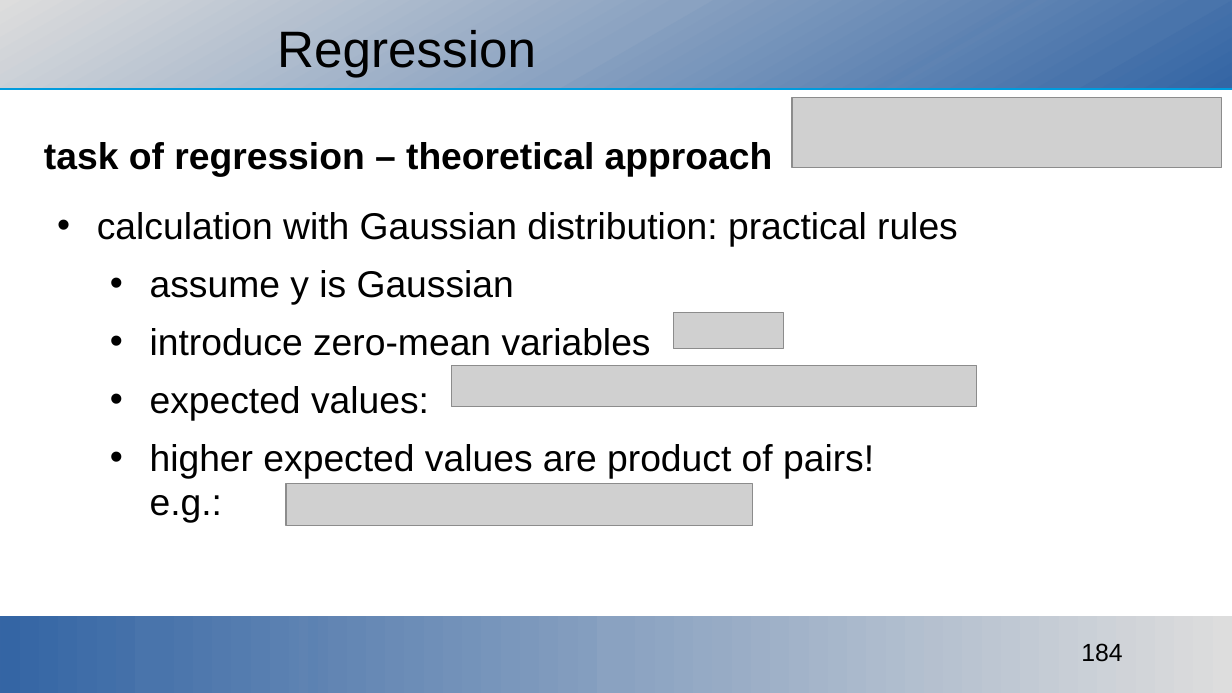
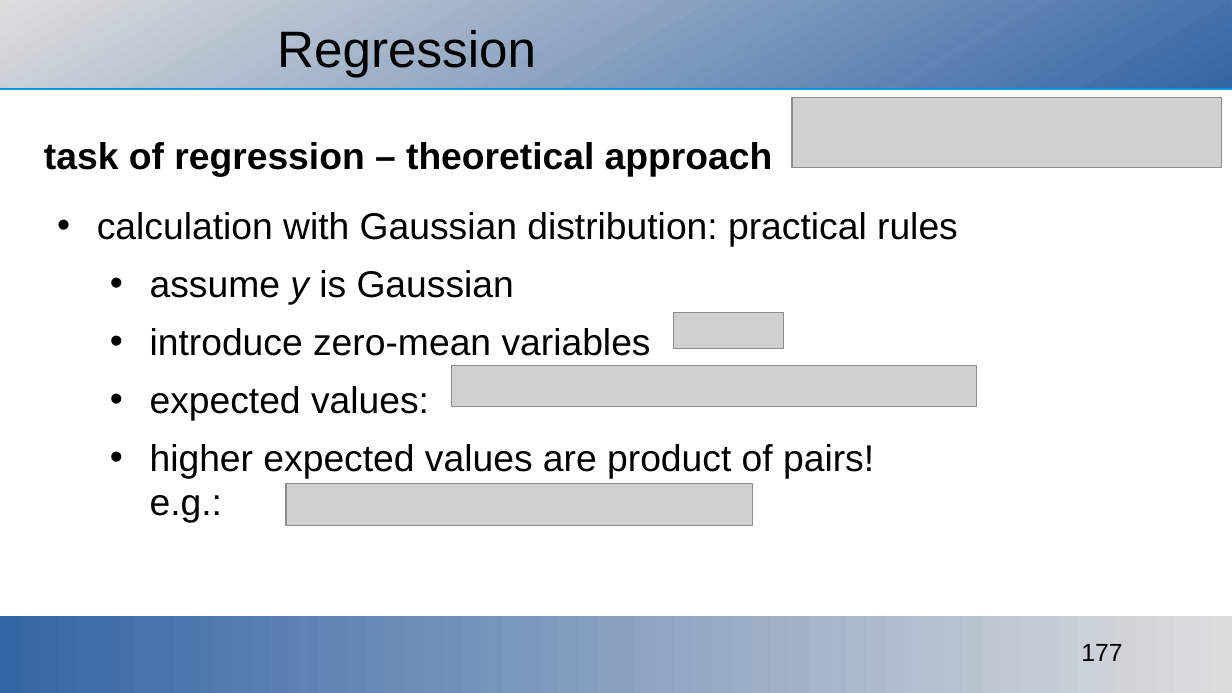
Before and after one commit to ajakovac/ML-in-Practice-I, a slide deck: slide 177 of ML in practice.odp (slide 184 before the commit). Drawn at 1232x693 pixels with LibreOffice and Linux fonts; fonts in the diff are those of the drawing; grey boxes stand for pictures; background and template pictures are left out. Boxes give left, top, right and bottom in pixels: in the first picture for what was removed or moved away, otherwise in the second. Text is boxed around its words. In the diff, an @@ line names an element or a change of style, - is before the commit and + after.

Commit message:
nonlinear regression, perceptron

```diff
--- a/ML in practice.odp
+++ b/ML in practice.odp
@@ text at (150,270,514,305): italic on in "y" @@
@@ page number at (1081,644,1122,661): text changed @@
-184
+177
```
Also in this commit, not shown: 7 other slides changed, 12 slides added, 2 slides removed, 7 other files.
